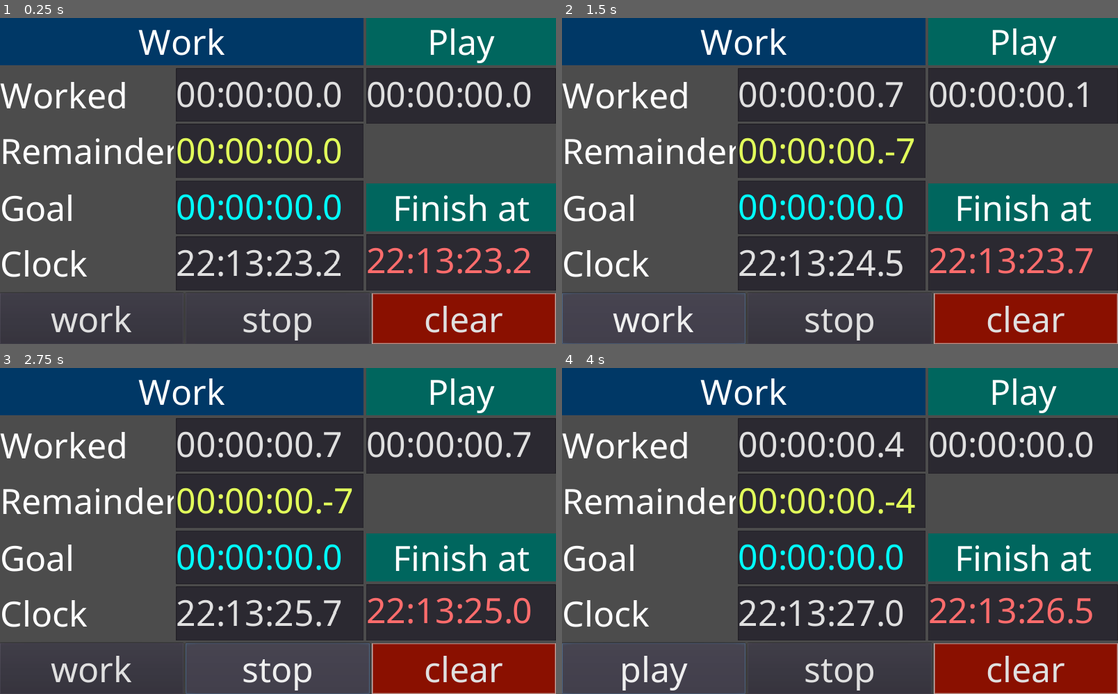
Above: before the commit, frames 1-4 (two rows, left to right).
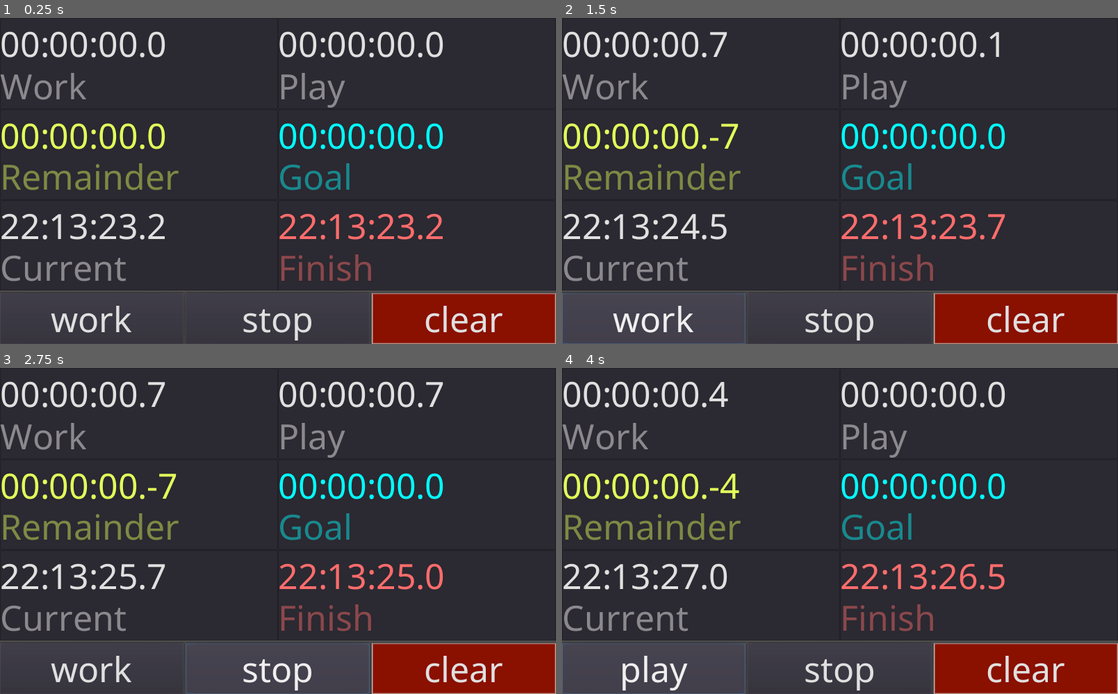
Above: after the commit, the same moments.

Repository: Streq/workplaytimer
Game: Godot game, scene res://main.tscn
The game is run twice, just before and just after one commit, with the same random seed, the same clock (stepped at 60 frames per second) and the same inputs.
Inputs:
- Up to frame 1 (0.25 s): no input
- Up to frame 2 (1.5 s): click "work" at 0.5 s; click "play" at 1.25 s
- Up to frame 3 (2.75 s): click "stop" at 2 s
- Up to frame 4 (4 s): click "clear" at 2.75 s; click "work" at 3.5 s

The runs differ from the first frame. In frame 1, 56% of the frame differs, in the area x 0-100%, y 0-84%; in frame 2, 56%; in frame 3, 56%; in frame 4, 56%.

Commit message:
more concise ui

Diff:
--- /dev/null
+++ b/assets/fonts/small_font.tres
@@ -0,0 +1,6 @@
+[gd_resource type="DynamicFont" load_steps=2 format=2]
+
+[ext_resource path="res://assets/fonts/NotoSans-Regular.ttf" type="DynamicFontData" id=1]
+
+[resource]
+font_data = ExtResource( 1 )
--- a/main.tscn
+++ b/main.tscn
@@ -7,6 +7,7 @@
 [ext_resource path="res://work_goal.gd" type="Script" id=5]
 [ext_resource path="res://expected_finish.gd" type="Script" id=6]
 [ext_resource path="res://now.gd" type="Script" id=7]
+[ext_resource path="res://assets/fonts/small_font.tres" type="DynamicFont" id=8]
 
 [sub_resource type="DynamicFont" id=5]
 font_data = ExtResource( 4 )
@@ -17,13 +18,8 @@
 
 [sub_resource type="Theme" id=2]
 default_font = SubResource( 1 )
+PopupMenu/fonts/font = ExtResource( 8 )
 TooltipLabel/fonts/font = SubResource( 5 )
-
-[sub_resource type="StyleBoxFlat" id=3]
-bg_color = Color( 0, 0.223529, 0.403922, 1 )
-
-[sub_resource type="StyleBoxFlat" id=4]
-bg_color = Color( 0, 0.403922, 0.372549, 1 )
 
 [sub_resource type="StyleBoxFlat" id=6]
 bg_color = Color( 0.54902, 0.223529, 0.223529, 1 )
@@ -60,102 +56,83 @@
 anchor_bottom = 1.0
 alignment = 1
 
-[node name="HBoxContainer" type="HBoxContainer" parent="VBoxContainer"]
+[node name="GridContainer" type="GridContainer" parent="VBoxContainer"]
 margin_right = 1024.0
 margin_bottom = 502.0
 size_flags_horizontal = 3
 size_flags_vertical = 3
-alignment = 1
-
-[node name="VBoxContainer" type="VBoxContainer" parent="VBoxContainer/HBoxContainer"]
-margin_right = 670.0
-margin_bottom = 502.0
-size_flags_horizontal = 3
-size_flags_vertical = 3
-
-[node name="Label" type="Label" parent="VBoxContainer/HBoxContainer/VBoxContainer"]
-margin_right = 670.0
-margin_bottom = 88.0
-custom_styles/normal = SubResource( 3 )
+custom_constants/vseparation = 0
+custom_constants/hseparation = 0
+columns = 2
+
+[node name="work_timer" parent="VBoxContainer/GridContainer" instance=ExtResource( 3 )]
+unique_name_in_owner = true
+margin_top = 0.0
+margin_right = 512.0
+margin_bottom = 168.0
+hint_tooltip = "This is the time you've spent working"
+size_flags_horizontal = 3
+size_flags_vertical = 3
+stopped = true
+
+[node name="Label" type="Label" parent="VBoxContainer/GridContainer/work_timer"]
+self_modulate = Color( 1, 1, 1, 0.45098 )
+anchor_top = 1.0
+anchor_right = 1.0
+anchor_bottom = 1.0
+margin_top = -88.0
+grow_horizontal = 0
 text = "Work"
-align = 1
-clip_text = true
-
-[node name="HBoxContainer" type="HBoxContainer" parent="VBoxContainer/HBoxContainer/VBoxContainer"]
-margin_top = 92.0
-margin_right = 670.0
-margin_bottom = 191.0
-size_flags_horizontal = 3
-size_flags_vertical = 3
-
-[node name="Label" type="Label" parent="VBoxContainer/HBoxContainer/VBoxContainer/HBoxContainer"]
-margin_top = 5.0
-margin_right = 320.0
-margin_bottom = 93.0
-rect_min_size = Vector2( 320, 0 )
-text = "Worked"
-clip_text = true
-
-[node name="work_timer" parent="VBoxContainer/HBoxContainer/VBoxContainer/HBoxContainer" instance=ExtResource( 3 )]
-unique_name_in_owner = true
-margin_left = 324.0
+
+[node name="play_timer" parent="VBoxContainer/GridContainer" instance=ExtResource( 3 )]
+unique_name_in_owner = true
+margin_left = 512.0
 margin_top = 0.0
-margin_right = 670.0
-margin_bottom = 99.0
-hint_tooltip = "This is the time you've spent working"
-size_flags_horizontal = 3
-size_flags_vertical = 3
-stopped = true
-
-[node name="HBoxContainer2" type="HBoxContainer" parent="VBoxContainer/HBoxContainer/VBoxContainer"]
-margin_top = 195.0
-margin_right = 670.0
-margin_bottom = 295.0
-size_flags_horizontal = 3
-size_flags_vertical = 3
-
-[node name="Label" type="Label" parent="VBoxContainer/HBoxContainer/VBoxContainer/HBoxContainer2"]
-margin_top = 6.0
-margin_right = 320.0
-margin_bottom = 94.0
-rect_min_size = Vector2( 320, 0 )
-text = "Remainder"
-clip_text = true
-
-[node name="work_remainder" type="TextEdit" parent="VBoxContainer/HBoxContainer/VBoxContainer/HBoxContainer2"]
-unique_name_in_owner = true
-margin_left = 324.0
-margin_right = 670.0
-margin_bottom = 100.0
+margin_right = 1024.0
+margin_bottom = 168.0
+hint_tooltip = "This is the time you've spent NOT working"
+size_flags_horizontal = 3
+size_flags_vertical = 3
+
+[node name="Label" type="Label" parent="VBoxContainer/GridContainer/play_timer"]
+self_modulate = Color( 1, 1, 1, 0.45098 )
+anchor_top = 1.0
+anchor_right = 1.0
+anchor_bottom = 1.0
+margin_top = -88.0
+grow_horizontal = 0
+text = "Play"
+
+[node name="work_remainder" type="TextEdit" parent="VBoxContainer/GridContainer"]
+unique_name_in_owner = true
+margin_top = 168.0
+margin_right = 512.0
+margin_bottom = 335.0
 hint_tooltip = "This is the time you've got left"
 size_flags_horizontal = 3
 size_flags_vertical = 3
 custom_colors/font_color = Color( 0.890196, 1, 0.356863, 1 )
 text = "00:00:00"
 script = ExtResource( 1 )
-goal_path = NodePath("../../HBoxContainer3/work_goal")
-timer_path = NodePath("../../HBoxContainer/work_timer")
-
-[node name="HBoxContainer3" type="HBoxContainer" parent="VBoxContainer/HBoxContainer/VBoxContainer"]
-margin_top = 299.0
-margin_right = 670.0
-margin_bottom = 398.0
-size_flags_horizontal = 3
-size_flags_vertical = 3
-
-[node name="Label" type="Label" parent="VBoxContainer/HBoxContainer/VBoxContainer/HBoxContainer3"]
-margin_top = 5.0
-margin_right = 320.0
-margin_bottom = 93.0
-rect_min_size = Vector2( 320, 0 )
-text = "Goal"
-clip_text = true
-
-[node name="work_goal" type="TextEdit" parent="VBoxContainer/HBoxContainer/VBoxContainer/HBoxContainer3"]
-unique_name_in_owner = true
-margin_left = 324.0
-margin_right = 670.0
-margin_bottom = 99.0
+goal_path = NodePath("../work_goal")
+timer_path = NodePath("../work_timer")
+
+[node name="Label" type="Label" parent="VBoxContainer/GridContainer/work_remainder"]
+modulate = Color( 0.890196, 1, 0.356863, 1 )
+self_modulate = Color( 1, 1, 1, 0.45098 )
+anchor_top = 1.0
+anchor_right = 1.0
+anchor_bottom = 1.0
+margin_top = -88.0
+grow_horizontal = 0
+text = "Remainder"
+
+[node name="work_goal" type="TextEdit" parent="VBoxContainer/GridContainer"]
+unique_name_in_owner = true
+margin_left = 512.0
+margin_top = 168.0
+margin_right = 1024.0
+margin_bottom = 335.0
 hint_tooltip = "This is the time you want to have spent working,
 you can set it using the format HH:MM:SS"
 size_flags_horizontal = 3
@@ -164,78 +141,41 @@
 text = "00:30:00"
 script = ExtResource( 5 )
 
-[node name="HBoxContainer4" type="HBoxContainer" parent="VBoxContainer/HBoxContainer/VBoxContainer"]
-margin_top = 402.0
-margin_right = 670.0
+[node name="Label" type="Label" parent="VBoxContainer/GridContainer/work_goal"]
+modulate = Color( 0, 1, 1, 1 )
+self_modulate = Color( 1, 1, 1, 0.45098 )
+anchor_top = 1.0
+anchor_right = 1.0
+anchor_bottom = 1.0
+margin_top = -88.0
+grow_horizontal = 0
+text = "Goal"
+
+[node name="now" type="TextEdit" parent="VBoxContainer/GridContainer"]
+unique_name_in_owner = true
+margin_top = 335.0
+margin_right = 512.0
 margin_bottom = 502.0
-size_flags_horizontal = 3
-size_flags_vertical = 3
-
-[node name="Label" type="Label" parent="VBoxContainer/HBoxContainer/VBoxContainer/HBoxContainer4"]
-margin_top = 6.0
-margin_right = 320.0
-margin_bottom = 94.0
-rect_min_size = Vector2( 320, 0 )
-text = "Clock"
-clip_text = true
-
-[node name="now" type="TextEdit" parent="VBoxContainer/HBoxContainer/VBoxContainer/HBoxContainer4"]
-unique_name_in_owner = true
-margin_left = 324.0
-margin_right = 670.0
-margin_bottom = 100.0
 hint_tooltip = "Current time"
 size_flags_horizontal = 3
 size_flags_vertical = 3
 text = "00:00:00"
 script = ExtResource( 7 )
 
-[node name="VBoxContainer2" type="VBoxContainer" parent="VBoxContainer/HBoxContainer"]
-margin_left = 674.0
-margin_right = 1024.0
-margin_bottom = 502.0
-rect_min_size = Vector2( 350, 0 )
-size_flags_vertical = 3
-alignment = 1
-
-[node name="Label" type="Label" parent="VBoxContainer/HBoxContainer/VBoxContainer2"]
-margin_right = 350.0
-margin_bottom = 88.0
-custom_styles/normal = SubResource( 4 )
-text = "Play"
-align = 1
-clip_text = true
-
-[node name="play_timer" parent="VBoxContainer/HBoxContainer/VBoxContainer2" instance=ExtResource( 3 )]
-unique_name_in_owner = true
-margin_top = 92.0
-margin_right = 350.0
-margin_bottom = 195.0
-hint_tooltip = "This is the time you've spent NOT working"
-size_flags_horizontal = 3
-size_flags_vertical = 3
-
-[node name="play_timer2" type="Control" parent="VBoxContainer/HBoxContainer/VBoxContainer2"]
-margin_top = 199.0
-margin_right = 350.0
-margin_bottom = 302.0
-hint_tooltip = "This is the time you've spent NOT working"
-size_flags_horizontal = 3
-size_flags_vertical = 3
-
-[node name="Label2" type="Label" parent="VBoxContainer/HBoxContainer/VBoxContainer2"]
-margin_top = 306.0
-margin_right = 350.0
-margin_bottom = 394.0
-custom_styles/normal = SubResource( 4 )
-text = "Finish at"
-align = 1
-clip_text = true
-
-[node name="expected_finish" type="TextEdit" parent="VBoxContainer/HBoxContainer/VBoxContainer2"]
-unique_name_in_owner = true
-margin_top = 398.0
-margin_right = 350.0
+[node name="Label" type="Label" parent="VBoxContainer/GridContainer/now"]
+self_modulate = Color( 1, 1, 1, 0.45098 )
+anchor_top = 1.0
+anchor_right = 1.0
+anchor_bottom = 1.0
+margin_top = -88.0
+grow_horizontal = 0
+text = "Current"
+
+[node name="expected_finish" type="TextEdit" parent="VBoxContainer/GridContainer"]
+unique_name_in_owner = true
+margin_left = 512.0
+margin_top = 335.0
+margin_right = 1024.0
 margin_bottom = 502.0
 hint_tooltip = "This is the time you are expected to finish at,
 provided you don't take any breaks"
@@ -244,10 +184,20 @@
 custom_colors/font_color = Color( 1, 0.427451, 0.427451, 1 )
 text = "00:00:00"
 script = ExtResource( 6 )
-remainder_path = NodePath("../../VBoxContainer/HBoxContainer2/work_remainder")
-timer_path = NodePath("../../VBoxContainer/HBoxContainer/work_timer")
-goal_path = NodePath("../../VBoxContainer/HBoxContainer3/work_goal")
-now_path = NodePath("../../VBoxContainer/HBoxContainer4/now")
+remainder_path = NodePath("../work_remainder")
+timer_path = NodePath("../work_timer")
+goal_path = NodePath("../work_goal")
+now_path = NodePath("../now")
+
+[node name="Label" type="Label" parent="VBoxContainer/GridContainer/expected_finish"]
+modulate = Color( 1, 0.427451, 0.427451, 1 )
+self_modulate = Color( 1, 1, 1, 0.45098 )
+anchor_top = 1.0
+anchor_right = 1.0
+anchor_bottom = 1.0
+margin_top = -88.0
+grow_horizontal = 0
+text = "Finish"
 
 [node name="HBoxContainer2" type="HBoxContainer" parent="VBoxContainer"]
 margin_top = 506.0
Not shown: 1 places in main.tscn that only renumber resources
